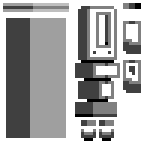
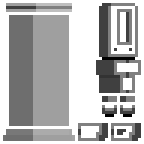
Two versions of the same layered image (144 × 144). Layer-by-layer changes:
renamed "Calque 4" to "Calque 5", painted on it over [3, 3, 141, 141]
hid "Calque 1" over [3, 3, 141, 141]
